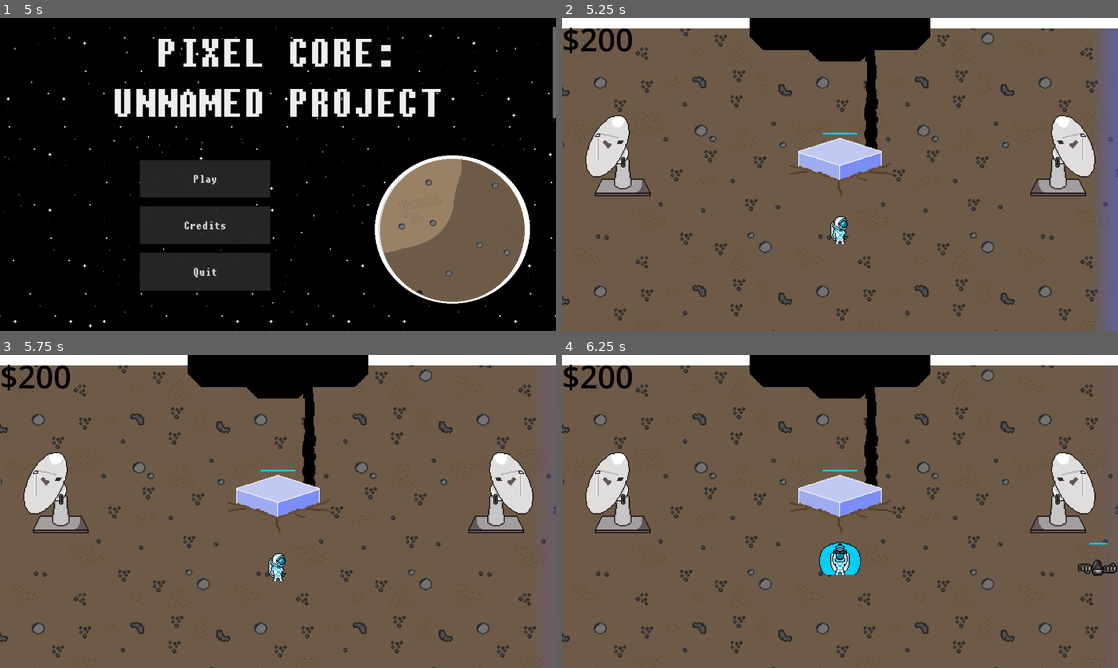
Above: before the commit, frames 1-4 (two rows, left to right).
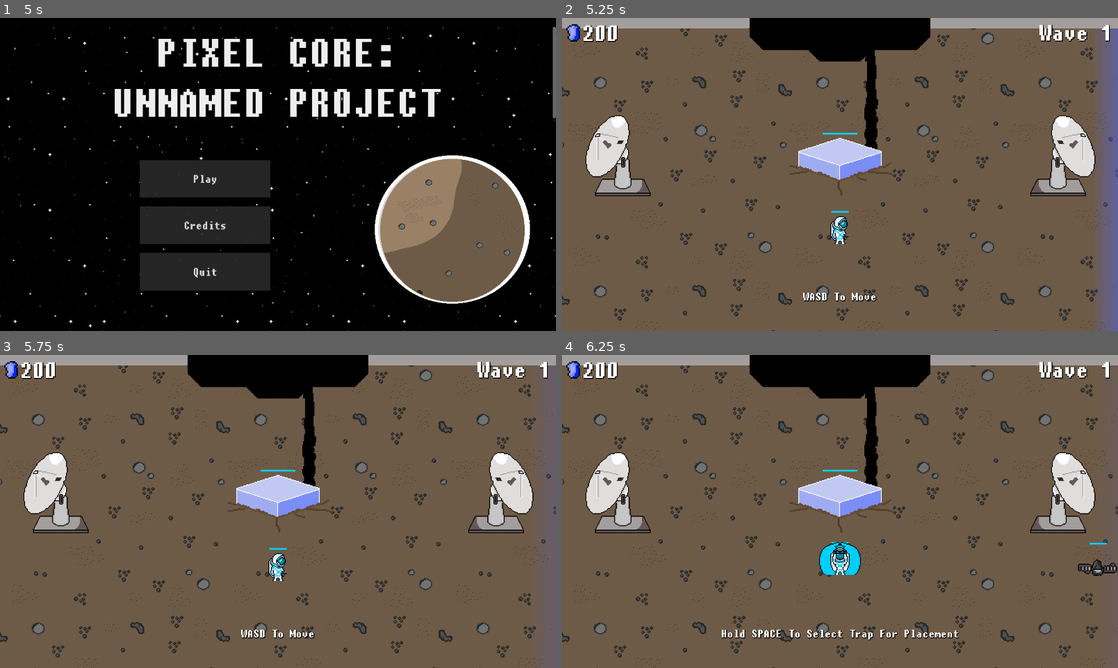
Above: after the commit, the same moments.

Repository: TylerPelaez/pixel-game-jam
Game: Godot game, scene res://Scenes/Title Screen.tscn
Same seed, same stepped clock (60 frames per second), same inputs: the game is played once before the commit and once after it.
Inputs (mouse positions are in pixels of both pictures, inside the frame that each line leads up to):
- Up to frame 1 (5 s): tap Enter at 0.5, 1.25 s; move the mouse to (400, 158) at 0.52 s; hold Right (ui_right) 0.53-1.28 s; tap E (PlayerAttack) at 0.6, 1.55, 2.1, 3.05, 3.6, 4.55 s; click (400, 158) at 0.67 s; tap Tab (Start Wave) at 0.8, 1.35, 2.3, 2.85, 3.8, 4.35 s; move the mouse to (166, 190) at 1.27 s; hold Down (ui_down) 1.28-2.03 s; click (166, 190) at 1.42 s; move the mouse to (333, 105) at 2.02 s; hold Right (ui_right) 2.03-2.78 s; click (333, 105) at 2.17 s; move the mouse to (250, 237) at 2.77 s; hold Up (ui_up) 2.78-3.53 s; click (250, 237) at 2.92 s; move the mouse to (444, 221) at 3.52 s; hold Left (ui_left) from 3.53 s (still down); click (444, 221) at 3.67 s; move the mouse to (111, 127) at 4.27 s; click (111, 127) at 4.42 s
- Up to frame 2 (5.25 s): release Left (ui_left) at 5 s; click "Play" at 5 s
- Up to frame 3 (5.75 s): no input
- Up to frame 4 (6.25 s): move the mouse to (845, 511) at 5.77 s; hold Up (ui_up) from 5.78 s (still down); tap E (PlayerAttack) at 5.85 s; click (845, 511) at 5.92 s; tap Tab (Start Wave) at 6.05 s

Frame 1 is identical in both runs. In frame 2, 3.3% of the frame differs, in the area x 0-100%, y 0-91%; in frame 3, 3.3%; in frame 4, 3.7%, in the area x 0-100%, y 0-92%.

Commit message:
Update UI. Add Tutorial. Enemies can hurt player now

Diff:
--- a/Enemy/Enemy.tscn
+++ b/Enemy/Enemy.tscn
@@ -308,6 +308,18 @@
 "update": 1,
 "values": [false]
 }
+tracks/3/type = "value"
+tracks/3/imported = false
+tracks/3/enabled = true
+tracks/3/path = NodePath("Hitbox/CollisionShape2D:disabled")
+tracks/3/interp = 1
+tracks/3/loop_wrap = true
+tracks/3/keys = {
+"times": PackedFloat32Array(0),
+"transitions": PackedFloat32Array(1),
+"update": 1,
+"values": [true]
+}
 
 [sub_resource type="Animation" id="Animation_wugyl"]
 resource_name = "IdleLeft"
@@ -501,6 +513,18 @@
 "update": 1,
 "values": [false]
 }
+tracks/7/type = "value"
+tracks/7/imported = false
+tracks/7/enabled = true
+tracks/7/path = NodePath("Hitbox/CollisionShape2D:disabled")
+tracks/7/interp = 1
+tracks/7/loop_wrap = true
+tracks/7/keys = {
+"times": PackedFloat32Array(0),
+"transitions": PackedFloat32Array(1),
+"update": 1,
+"values": [false]
+}
 
 [sub_resource type="Animation" id="Animation_27klo"]
 resource_name = "Spawn"
@@ -582,6 +606,10 @@
 [sub_resource type="CircleShape2D" id="CircleShape2D_olowl"]
 radius = 6.0
 
+[sub_resource type="CapsuleShape2D" id="CapsuleShape2D_0ymti"]
+radius = 3.0
+height = 18.0
+
 [node name="Enemy" type="CharacterBody2D" groups=["Enemy"]]
 y_sort_enabled = true
 collision_layer = 32
@@ -686,6 +714,14 @@
 offset_bottom = -34.0
 size_flags_horizontal = 4
 
+[node name="Hitbox" parent="." instance=ExtResource("4_hjfwo")]
+collision_layer = 16384
+collision_mask = 4
+
+[node name="CollisionShape2D" parent="Hitbox" index="0"]
+position = Vector2(0, -9)
+shape = SubResource("CapsuleShape2D_0ymti")
+
 [connection signal="area_entered" from="Hurtbox" to="." method="_on_Hurtbox_area_entered"]
 [connection signal="invincibility_ended" from="Hurtbox" to="." method="_on_Hurtbox_invincibility_ended"]
 [connection signal="health_changed" from="Stats" to="." method="_on_stats_health_changed" flags=3]
@@ -695,3 +731,4 @@
 [editable path="Hurtbox"]
 [editable path="SoftCollision"]
 [editable path="Hands/Hitbox"]
+[editable path="Hitbox"]
--- a/Player/PlayerController.gd
+++ b/Player/PlayerController.gd
@@ -3,6 +3,8 @@
 
 signal died
 signal store_opened
+signal moved
+signal attacked
 
 @export var ACCELERATION := 500
 @export var MAX_SPEED := 100
@@ -21,6 +23,7 @@
 @onready var stats: Stats = $Stats
 @onready var hurtbox = $Hurtbox
 @onready var blink_animation_player: AnimationPlayer = $BlinkAnimationPlayer
+@onready var healthbar: HealthBar = $HealthBar
 
 # initialize as if it was being initialized in _ready
 @onready var animation_tree = $AnimationTree
@@ -31,6 +34,7 @@
 var in_core_range: bool = false
 
 func _ready():
+	stats.health_changed.connect(_on_stats_health_changed)
 	reset()
 
 func reset():
@@ -77,6 +81,8 @@
 		animation_state.travel("Run")
 
 		scratch_velocity = scratch_velocity.move_toward(input_vector * MAX_SPEED, ACCELERATION * delta)
+
+		moved.emit()
 	else:
 		if state == State.PLACEMENT:
 			animation_state.travel("PlacementOngoing" if !final_placement_animation_playing else "PlacementComplete")
@@ -103,6 +109,7 @@
 
 func got_hit(damage: int):
 	stats.health -= damage
+
 	hurtbox.start_invincibility(stats.hit_invincibility_time_seconds)
 	_invincibility_started()
 	hurtbox.create_hit_effect()
@@ -145,6 +152,7 @@
 func start_attack():
 	state = State.ATTACK
 	animation_state.travel("KnockBack")
+	attacked.emit()
 
 func on_attack_animation_complete():
 	state = State.MOVE
@@ -159,3 +167,6 @@
 
 func _on_core_range_detector_area_exited(area):
 	in_core_range = false
+
+func _on_stats_health_changed(value):
+	healthbar.update(stats.health, stats.max_health)
--- a/Player/PlayerController.tscn
+++ b/Player/PlayerController.tscn
@@ -8,6 +8,7 @@
 [ext_resource type="PackedScene" uid="uid://dra8whow2jomb" path="res://Overlap/SoftCollision.tscn" id="5_105mu"]
 [ext_resource type="Shape2D" uid="uid://dxo6yusc7a2rl" path="res://Player/KnockbackShape.tres" id="7_kjl6o"]
 [ext_resource type="PackedScene" uid="uid://cvk3t6e3yov1" path="res://Overlap/Hitbox.tscn" id="8_16d4s"]
+[ext_resource type="PackedScene" uid="uid://bx56f6muq82tr" path="res://UI/HealthBar.tscn" id="9_d5nej"]
 
 [sub_resource type="CircleShape2D" id="CircleShape2D_2gnhm"]
 radius = 4.0
@@ -820,7 +821,7 @@
 
 [node name="Hurtbox" parent="." instance=ExtResource("3_vacdi")]
 collision_layer = 4
-collision_mask = 8
+collision_mask = 16384
 
 [node name="CollisionShape2D" parent="Hurtbox" index="0"]
 position = Vector2(0, -11)
@@ -828,7 +829,6 @@
 
 [node name="Timer" parent="Hurtbox" index="1"]
 wait_time = 0.8
-one_shot = true
 
 [node name="BlinkAnimationPlayer" type="AnimationPlayer" parent="."]
 libraries = {
@@ -837,7 +837,7 @@
 }
 
 [node name="Stats" parent="." instance=ExtResource("4_nbcsh")]
-max_health = 3
+max_health = 10
 knockback_strength = 500.0
 
 [node name="SoftCollision" parent="." instance=ExtResource("5_105mu")]
@@ -884,6 +884,12 @@
 [node name="CollisionShape2D" type="CollisionShape2D" parent="CoreRangeDetector"]
 shape = SubResource("CircleShape2D_3iinh")
 
+[node name="HealthBar" parent="." instance=ExtResource("9_d5nej")]
+offset_left = -10.0
+offset_top = -34.0
+offset_right = -10.0
+offset_bottom = -34.0
+
 [connection signal="area_entered" from="Hurtbox" to="." method="_on_Hurtbox_area_entered"]
 [connection signal="invincibility_ended" from="Hurtbox" to="." method="_on_Hurtbox_invincibility_ended"]
 [connection signal="no_health" from="Stats" to="." method="_on_stats_no_health"]
--- a/Player/Traps/Trap.tscn
+++ b/Player/Traps/Trap.tscn
@@ -20,7 +20,7 @@
 [sub_resource type="RectangleShape2D" id="RectangleShape2D_h7s3l"]
 size = Vector2(16, 16)
 
-[node name="Trap" type="Node2D"]
+[node name="Trap" type="Node2D" groups=["Trap"]]
 y_sort_enabled = true
 script = ExtResource("1_1mc55")
 id = 1
--- a/Player/Traps/aoe_trap.tscn
+++ b/Player/Traps/aoe_trap.tscn
@@ -165,7 +165,6 @@
 [node name="NavigationRegion2D" parent="." index="5"]
 visible = true
 enabled = false
-travel_cost = 1.0
 
 [node name="AttackCast" type="ShapeCast2D" parent="." index="7"]
 shape = SubResource("CircleShape2D_w44by")
--- a/Scenes/GameController.gd
+++ b/Scenes/GameController.gd
@@ -4,6 +4,13 @@
 signal inventory_updated(inventory: Inventory)
 signal new_wave(wave_number: int)
 signal game_lost(wave_number: int, time_elapsed: int)
+
+signal player_moved
+signal player_meleed
+signal radial_menu_opened
+signal trap_placed
+signal wave_started
+signal trap_cancelled
 
 @onready var grid_controller: GridController = $GridController
 @onready var player: PlayerController = $Player
@@ -46,8 +53,14 @@
 	grid_controller.placement_started.connect(radial_menu_follow.start_follow_mouse)
 	grid_controller.placement_ended.connect(player.on_placement_ended)
 	grid_controller.placement_ended.connect(radial_menu_follow.begin_stop_follow_mouse)
+
+	grid_controller.placement_ended.connect(func(): trap_cancelled.emit())
+
 	grid_controller.placed_trap.connect(func(trap: Trap): nav_controller.add_structure(trap, trap.nav_collision_polygon))
 	grid_controller.placed_trap.connect(func(trap): player.on_placement())
+	grid_controller.placed_trap.connect(func(trap): trap_placed.emit())
+
+
 
 	core.death_started.connect(core_death_start)
 	core.died.connect(func(): game_lost.emit(wave_counter - 1, Time.get_ticks_msec() - start_time))
@@ -58,6 +71,10 @@
 	spawner_visuals_animation_tree.active = true
 	inventory.updated.connect(func(_val): inventory_updated.emit(inventory))
 	inventory_updated.emit(inventory)
+
+	player.moved.connect(func(): player_moved.emit())
+	player.attacked.connect(func(): player_meleed.emit())
+
 	pre_wave()
 
 func pre_wave():
@@ -71,6 +88,7 @@
 	wave_enemy_spawn_limit = enemies_per_wave_level * wave_counter
 	wave_start_time = Time.get_ticks_msec()
 	wave_active	= true
+	wave_started.emit()
 
 func end_wave():
 	wave_counter += 1
@@ -132,6 +150,7 @@
 func on_radial_menu_opened():
 	radial_menu_follow.menu_open = true
 	grid_controller.on_radial_menu_opened()
+	radial_menu_opened.emit()
 	if radial_menu_follow.follow_mouse:
 		radial_menu_follow.start_follow_mouse()
 
@@ -143,10 +162,12 @@
 
 func core_death_start():
 	loss_animation_started = true
+
+	radial_menu.set_open(false)
 	grid_controller.finish_placement()
-	radial_menu.set_open(false)
 	wave_active = false
 	get_tree().call_group("Enemy", "die")
+	get_tree().call_group("Trap", "queue_free")
 
 	core_death_orchestrator.play("Death")
 
--- a/Scenes/GridController.gd
+++ b/Scenes/GridController.gd
@@ -46,6 +46,9 @@
 			finish_placement()
 
 func start_placing(trap_placement_id: TrapData.TrapId):
+	if state == State.PLACING:
+		finish_placement()
+
 	state = State.PLACING
 	trap_placement_instance = trap_placement_prefab.instantiate()
 
@@ -114,8 +117,8 @@
 	if state == State.PLACING:
 		trap_placement_instance.queue_free()
 		state = State.DEFAULT
+		placement_ended.emit()
 		Input.mouse_mode = Input.MOUSE_MODE_CONFINED_HIDDEN
-		placement_ended.emit()
 
 func on_radial_menu_opened():
 	if state == State.PLACING:
--- a/Scenes/TestScene.tscn
+++ b/Scenes/TestScene.tscn
@@ -395,7 +395,7 @@
 "times": PackedFloat32Array(0, 1),
 "transitions": PackedFloat32Array(1, 1),
 "update": 0,
-"values": [Color(1, 1, 1, 1), Color(0, 0, 0, 1)]
+"values": [Color(0.639216, 0.619608, 0.619608, 1), Color(0, 0, 0, 1)]
 }
 tracks/4/type = "value"
 tracks/4/imported = false
@@ -494,7 +494,7 @@
 "times": PackedFloat32Array(0),
 "transitions": PackedFloat32Array(1),
 "update": 0,
-"values": [Color(1, 1, 1, 1)]
+"values": [Color(0.639216, 0.619608, 0.619608, 1)]
 }
 tracks/3/type = "value"
 tracks/3/imported = false
@@ -605,6 +605,9 @@
 [node name="Wall3" parent="." instance=ExtResource("8_q1nra")]
 position = Vector2(0, -544)
 scale = Vector2(1.2, 1)
+
+[node name="Sprite2D" parent="Wall3" index="1"]
+modulate = Color(0.639216, 0.619608, 0.619608, 1)
 
 [node name="Wall5" parent="." instance=ExtResource("8_q1nra")]
 position = Vector2(0, -112)
--- a/Scenes/ui_controller.tscn
+++ b/Scenes/ui_controller.tscn
@@ -1,8 +1,9 @@
-[gd_scene load_steps=5 format=3 uid="uid://dos2g6h404rdh"]
+[gd_scene load_steps=6 format=3 uid="uid://dos2g6h404rdh"]
 
 [ext_resource type="Script" path="res://Scripts/UI Controller.gd" id="1_p2v83"]
-[ext_resource type="FontFile" uid="uid://cfavqas7l0oja" path="res://acherusgrotesque-regular.otf" id="2_qt38b"]
 [ext_resource type="PackedScene" uid="uid://diohj4tqgqc7s" path="res://Scenes/TestScene.tscn" id="3_4ahno"]
+[ext_resource type="Theme" uid="uid://b4dxdcfcr0qbl" path="res://theme.tres" id="3_60t4w"]
+[ext_resource type="Texture2D" uid="uid://clv3unxis3w5g" path="res://Textures/UI/SmallEnergyIcon.png" id="4_psq8p"]
 
 [sub_resource type="AnimationNodeStateMachinePlayback" id="AnimationNodeStateMachinePlayback_odpvc"]
 
@@ -32,25 +33,70 @@
 [node name="AnimationTree" parent="SubViewportContainer/SubViewport/TestScene/Player" index="6"]
 parameters/playback = SubResource("AnimationNodeStateMachinePlayback_odpvc")
 
+[node name="Sprite2D" parent="SubViewportContainer/SubViewport/TestScene/Wall3" index="1"]
+modulate = Color(0.639216, 0.619608, 0.619608, 1)
+
 [node name="WaveLabel" type="Label" parent="."]
-anchors_preset = 5
+anchors_preset = 1
+anchor_left = 1.0
+anchor_right = 1.0
+offset_left = -192.0
+offset_bottom = 68.0
+grow_horizontal = 0
+theme = ExtResource("3_60t4w")
+theme_override_colors/font_color = Color(1, 1, 1, 1)
+theme_override_colors/font_shadow_color = Color(0, 0, 0, 1)
+theme_override_constants/shadow_outline_size = 4
+theme_override_font_sizes/font_size = 64
+text = "Wave 1"
+horizontal_alignment = 1
+
+[node name="HBoxContainer" type="HBoxContainer" parent="."]
+clip_contents = true
+offset_left = 10.0
+offset_right = 130.0
+offset_bottom = 68.0
+theme_override_constants/separation = 5
+
+[node name="TextureRect" type="TextureRect" parent="HBoxContainer"]
+layout_mode = 2
+size_flags_horizontal = 3
+texture = ExtResource("4_psq8p")
+stretch_mode = 5
+
+[node name="EnergyLabel" type="Label" parent="HBoxContainer"]
+layout_mode = 2
+size_flags_horizontal = 3
+size_flags_vertical = 1
+theme = ExtResource("3_60t4w")
+theme_override_colors/font_color = Color(1, 1, 1, 1)
+theme_override_colors/font_shadow_color = Color(0, 0, 0, 1)
+theme_override_colors/font_outline_color = Color(0, 0, 0, 1)
+theme_override_constants/shadow_outline_size = 4
+theme_override_font_sizes/font_size = 64
+text = "100"
+vertical_alignment = 1
+
+[node name="TutorialText" type="Label" parent="."]
+visible = false
+anchors_preset = 8
 anchor_left = 0.5
+anchor_top = 0.5
 anchor_right = 0.5
-offset_left = -58.0
-offset_right = 58.0
-offset_bottom = 54.0
+anchor_bottom = 0.5
+offset_left = -161.0
+offset_top = 263.0
+offset_right = 161.0
+offset_bottom = 299.0
 grow_horizontal = 2
-theme_override_colors/font_color = Color(0, 0, 0, 1)
-theme_override_fonts/font = ExtResource("2_qt38b")
-theme_override_font_sizes/font_size = 72
-text = "Wave 1"
-
-[node name="EnergyLabel" type="Label" parent="."]
-offset_right = 40.0
-offset_bottom = 26.0
-theme_override_colors/font_color = Color(0, 0, 0, 1)
-theme_override_font_sizes/font_size = 72
-text = "$100"
+grow_vertical = 2
+theme = ExtResource("3_60t4w")
+theme_override_colors/font_shadow_color = Color(0, 0, 0, 1)
+theme_override_colors/font_outline_color = Color(0, 0, 0, 1)
+theme_override_constants/shadow_outline_size = 3
+text = "WASD To Move"
+horizontal_alignment = 1
+vertical_alignment = 1
 
 [connection signal="game_lost" from="SubViewportContainer/SubViewport/TestScene" to="." method="on_game_lost"]
 [connection signal="inventory_updated" from="SubViewportContainer/SubViewport/TestScene" to="." method="on_inventory_updated" flags=3]
--- a/Scripts/SceneUtil.gd
+++ b/Scripts/SceneUtil.gd
@@ -1,9 +1,11 @@
 extends Node
 
 @onready var game_scene: PackedScene = preload("res://Scenes/ui_controller.tscn")
-@onready var main_menu_scene: PackedScene = preload("res://Scenes/MainMenu.tscn")
+@onready var main_menu_scene: PackedScene = preload("res://Scenes/Title Screen.tscn")
 
 var game_world_viewport: SubViewport
+
+var tutorial_completed: bool = false
 
 func start_game():
 	get_tree().change_scene_to_packed(game_scene)
--- a/Scripts/UI Controller.gd
+++ b/Scripts/UI Controller.gd
@@ -4,9 +4,24 @@
 @export var game_over: PackedScene = preload("res://Scenes/GameOver.tscn")
 
 @onready var wave_label: Label = $WaveLabel
-@onready var energy_label: Label = $EnergyLabel
+@onready var energy_label: Label = $HBoxContainer/EnergyLabel
 @onready var game_scene: GameController = $SubViewportContainer/SubViewport/TestScene
+@onready var tutorial_label: Label = $TutorialText
 
+var tutorial_state: TutorialState = TutorialState.COMPLETE
+
+func _ready():
+	if !SceneUtil.tutorial_completed:
+		tutorial_state = TutorialState.MOVE
+		tutorial_label.visible = true
+		tutorial_label.text = "WASD To Move"
+
+	game_scene.player_moved.connect(on_player_moved)
+	game_scene.player_meleed.connect(on_player_melee)
+	game_scene.radial_menu_opened.connect(on_radial_open)
+	game_scene.trap_placed.connect(on_trap_placed)
+	game_scene.wave_started.connect(on_wave_started)
+	game_scene.trap_cancelled.connect(on_trap_cancel)
 
 func on_game_lost(wave_number: int, time_elapsed: int):
 	game_scene.queue_free()
@@ -18,4 +33,51 @@
 	wave_label.text = "Wave " + str(wave_number)
 
 func on_inventory_updated(inventory: Inventory):
-	energy_label.text = "$%d" % inventory.energy
+	energy_label.text = "%d" % inventory.energy
+
+enum TutorialState {
+	MOVE,
+	MELEE,
+	OPEN_RADIAL,
+	PLACE_TRAP,
+	CANCEL_TRAP,
+	START_WAVE,
+	COMPLETE
+}
+
+func on_player_moved():
+	if tutorial_state == TutorialState.MOVE:
+		tutorial_state = TutorialState.MELEE
+		tutorial_label.text = "E To Melee Attack"
+
+func on_player_melee():
+	if tutorial_state == TutorialState.MELEE:
+		tutorial_state = TutorialState.OPEN_RADIAL
+		tutorial_label.text = "Hold SPACE To Select Trap For Placement"
+
+func on_radial_open():
+	if tutorial_state == TutorialState.OPEN_RADIAL:
+		tutorial_state = TutorialState.PLACE_TRAP
+		tutorial_label.text = "Release SPACE To Select Trap. LEFT CLICK To Place."
+
+func on_trap_placed():
+	if tutorial_state == TutorialState.PLACE_TRAP:
+		tutorial_state = TutorialState.CANCEL_TRAP
+		tutorial_label.text = "RIGHT CLICK To Cancel Trap Placement."
+
+func on_trap_cancel():
+	if tutorial_state == TutorialState.CANCEL_TRAP:
+		tutorial_state = TutorialState.START_WAVE
+		tutorial_label.text = "TAB To Start Wave When Ready."
+
+func on_wave_started():
+	if tutorial_state == TutorialState.START_WAVE:
+		tutorial_state = TutorialState.COMPLETE
+		SceneUtil.tutorial_completed = true
+		tutorial_label.text = "Protect the Pixel Core. Good luck!"
+		var timer = get_tree().create_timer(5.0)
+		timer.timeout.connect(on_tutorial_complete)
+
+
+func on_tutorial_complete():
+	tutorial_label.queue_free()
--- a/project.godot
+++ b/project.godot
@@ -107,6 +107,7 @@
 2d_physics/layer_12="PlaceableArea"
 2d_physics/layer_13="Collectible"
 2d_physics/layer_14="CoreRange"
+2d_physics/layer_15="EnemyContactHitbox"
 2d_physics/default_edge_connection_margin=3
 
 [navigation]
Not shown: 1 places in Enemy/Enemy.tscn that only renumber resources
Not shown: 1 places in Player/PlayerController.tscn that only renumber resources
Binary file added: Textures/UI/SmallEnergyIcon.png
Not shown, added: Textures/UI/SmallEnergyIcon.png.import
